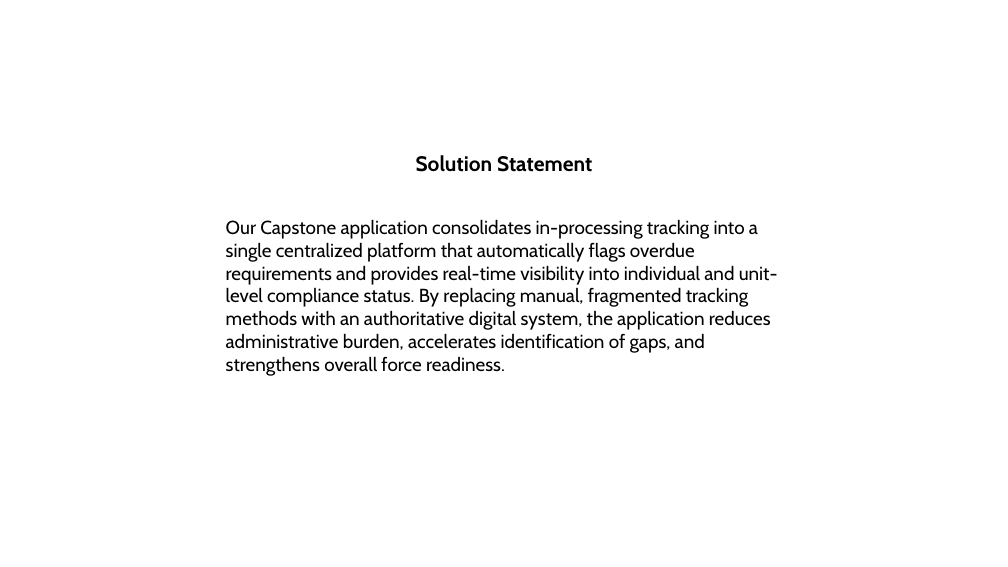
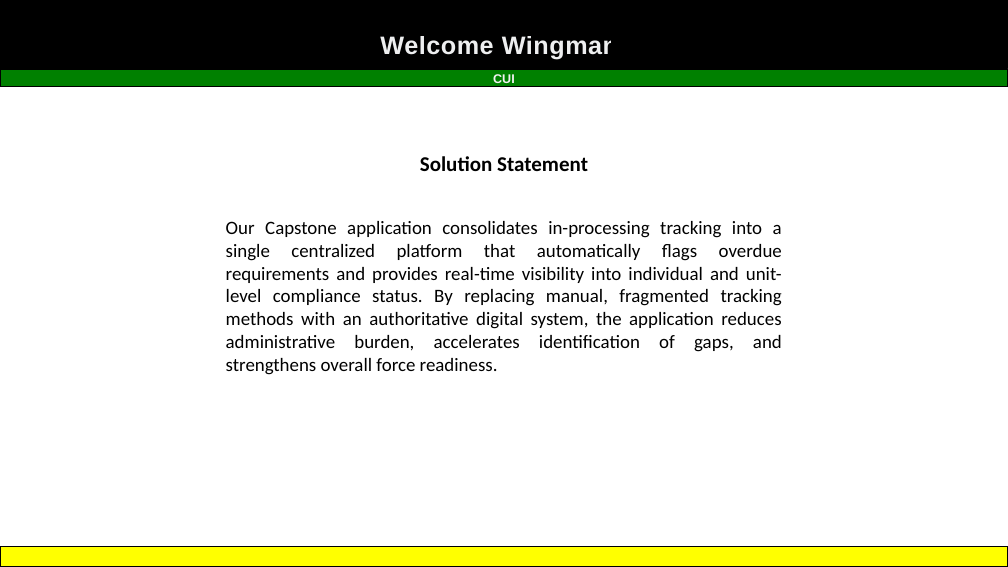
Before and after one commit to IslaChaos13/SDI-2026-Capstone, a slide deck: slide 3 of Presentation1.pptx. Drawn at 1008x567 pixels with LibreOffice and Linux fonts; fonts in the diff are those of the drawing; background and template pictures are left out. Boxes give left, top, right and bottom in pixels: in the first picture for what was removed or moved away, otherwise in the second. Text is boxed around its words. In the diff, an @@ line names an element or a change of style, - is before the commit and + after.

```diff
--- a/Presentation1.pptx
+++ b/Presentation1.pptx
@@ rectangle added at bbox=[0, 0, 1008, 68], fill #000000, outline #000000 0.75 pt @@
@@ text added at bbox=[380, 36, 618, 60], 24 pt, text #FCFCFD at 95% opacity, bold @@
+Welcome Wingman
@@ rectangle added at bbox=[1, 70, 1008, 86], fill #008000, outline #000000 1 pt @@
@@ text added at bbox=[493, 74, 515, 83], 12 pt, text #F2F2F2, bold @@
+CUI
@@ text "Solution Statement" at bbox=[420, 156, 588, 171]: font Cabin to Calibri @@
@@ text "Our Capstone application consolidates in-processing ..." at bbox=[226, 221, 782, 375]: font Cabin to Calibri; alignment left to justified @@
@@ rectangle added at bbox=[0, 547, 1008, 567], fill #FFFF00, outline #000000 1 pt @@
```
Also in this commit, not shown: 2 other slides changed, 1 other file.
